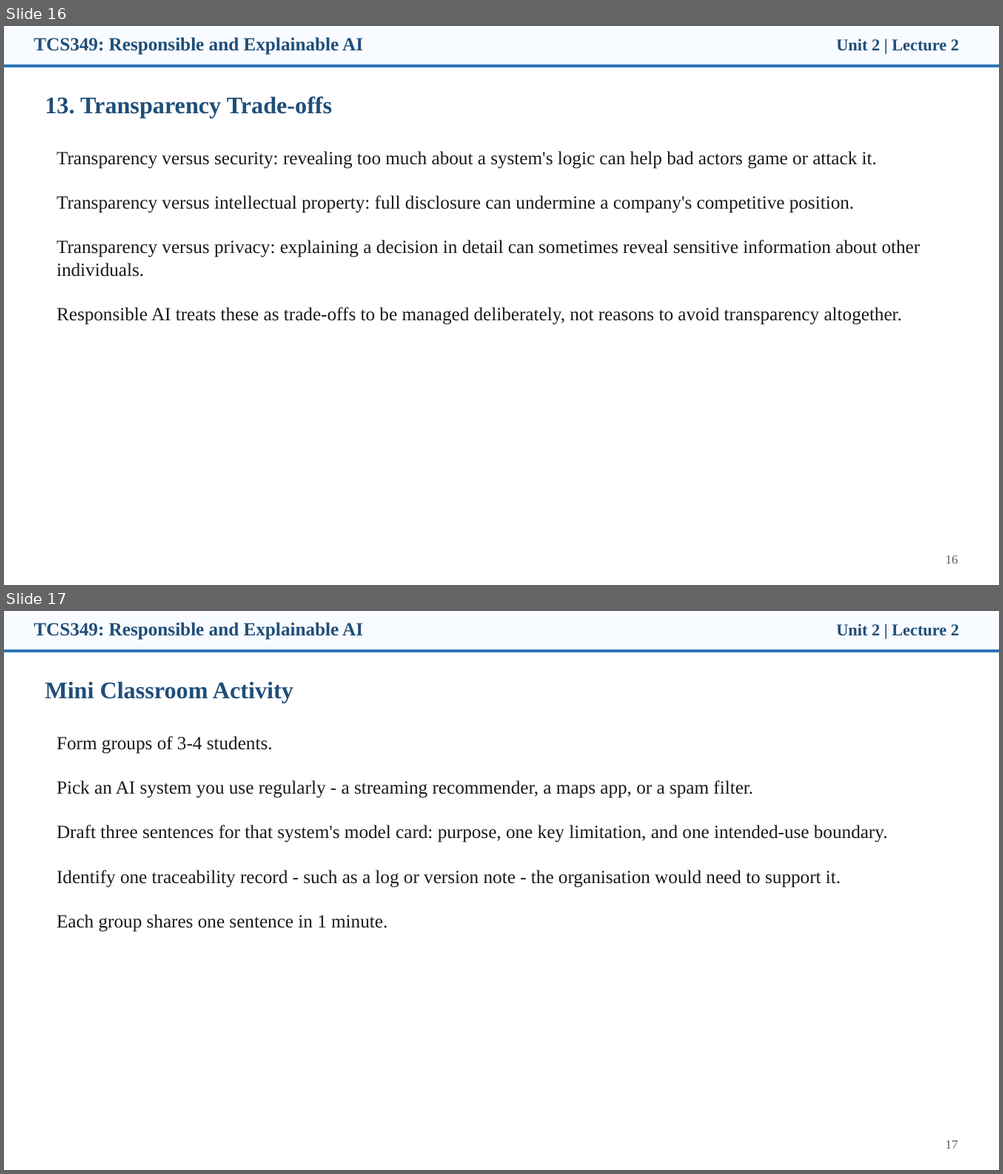
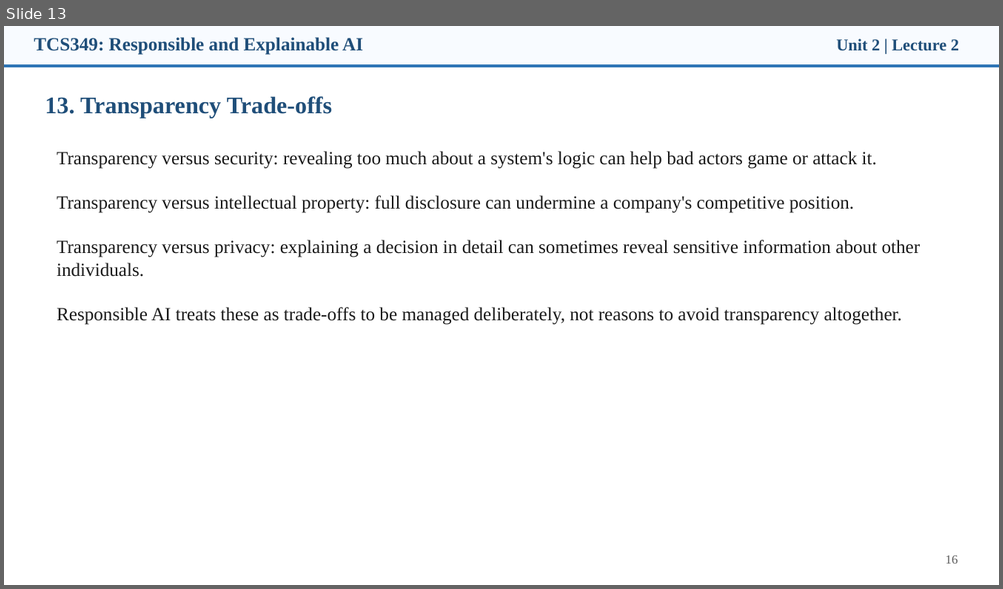
Before and after one commit to manojkaushik/manojkaushik.github.io, a slide deck: assets/TCS349/Unit-2/Lecture2_Transparency_in_AI.pptx. Shown one above the other, each under a label of ours: slides 16 and 17 before the commit, slide 13 after it. The pictures are 1003x1174 and 1003x589 pixels, drawn with LibreOffice and Linux fonts; fonts in the diff are those of the drawing. Boxes give left, top, right and bottom in pixels: in the first picture for what was removed or moved away, otherwise in the second. Text is boxed around its words. In the diff, an @@ line names an element or a change of style, - is before the commit and + after.

```diff
--- a/assets/TCS349/Unit-2/Lecture2_Transparency_in_AI.pptx
+++ b/assets/TCS349/Unit-2/Lecture2_Transparency_in_AI.pptx
@@ slide 17 removed at bbox=[4, 611, 999, 1170], background #FFFFFF @@
@@ rectangle removed at bbox=[4, 611, 999, 652] @@
@@ text removed at bbox=[34, 622, 363, 640] @@
-TCS349: Responsible and Explainable AI
@@ text removed at bbox=[836, 624, 959, 636] @@
-Unit 2 | Lecture 2
@@ rectangle removed at bbox=[4, 649, 999, 652] @@
@@ text removed at bbox=[45, 681, 293, 703] @@
-Mini Classroom Activity
@@ text removed at bbox=[57, 736, 888, 932] @@
-Form groups of 3-4 students.
-Pick an AI system you use regularly - a streaming recommender, a maps app, or a spam filter.
-Draft three sentences for that system's model card: purpose, one key limitation, and one intended-use boundary.
-Identify one traceability record - such as a log or version note - the organisation would need to support it.
-Each group shares one sentence in 1 minute.
@@ text removed at bbox=[945, 1141, 958, 1149] @@
-17
@@ what was slide 16 is now slide 13 @@
```
Also in this commit, not shown: 4 other slides removed, 15 other files.
